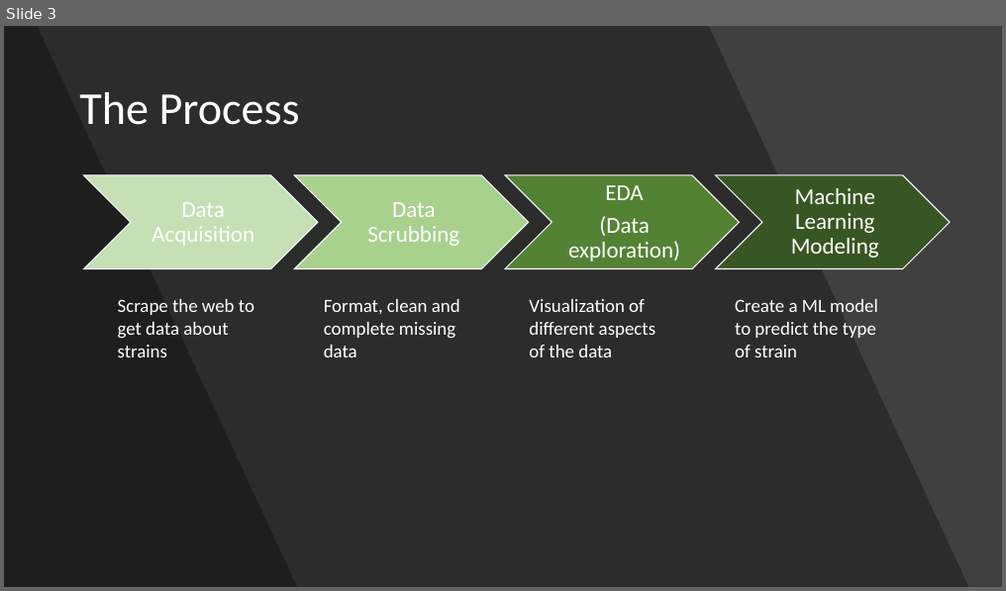
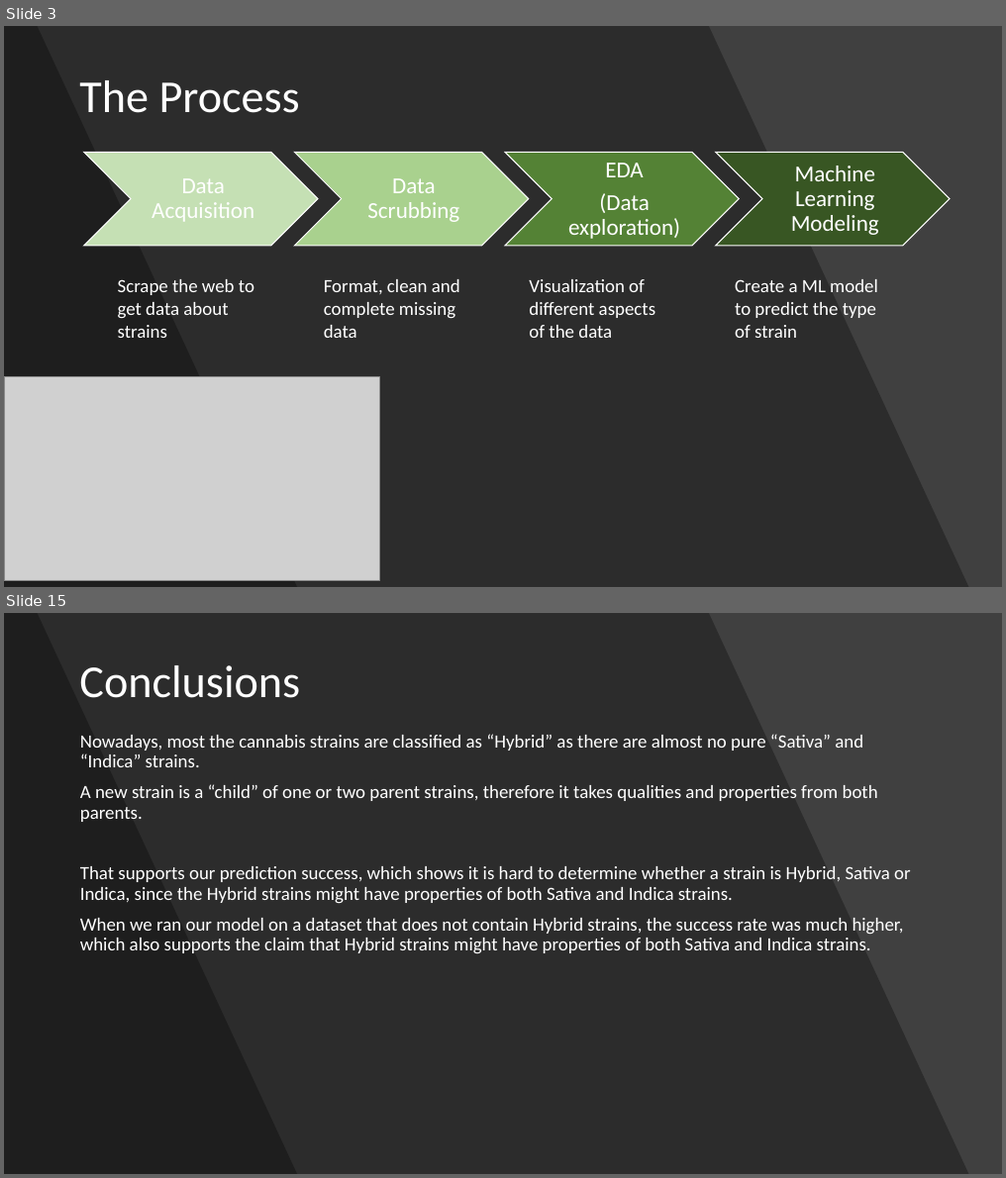
Before and after one commit to DanielOfir/Cannabis-Analysis, a slide deck: Cannabis Analysis.pptx. Shown one above the other, each under a label of ours: slide 3 before the commit, slides 3 and 15 after it; the slides between them are not shown. The pictures are 1006x591 and 1006x1178 pixels, drawn with LibreOffice and Linux fonts; fonts in the diff are those of the drawing; grey boxes stand for pictures. Boxes give left, top, right and bottom in pixels: in the first picture for what was removed or moved away, otherwise in the second. Text is boxed around its words. In the diff, an @@ line names an element or a change of style, - is before the commit and + after.

```diff
--- a/Cannabis Analysis.pptx
+++ b/Cannabis Analysis.pptx
@@ slide 15 added at bbox=[4, 613, 1002, 1174], background #404040 @@
@@ freeform shape added at bbox=[4, 613, 969, 1174], fill #000000 at 30% opacity @@
@@ freeform shape added at bbox=[4, 613, 297, 1174], fill #000000 at 30% opacity @@
@@ title added at bbox=[79, 665, 300, 698], 44 pt, text #FFFFFF @@
+Conclusions
@@ text added at bbox=[80, 734, 911, 954], 18 pt, text #FFFFFF @@
+Nowadays, most the cannabis strains are classified as “Hybrid” as there are almost no pure “Sativa” and “Indica” strains.
+A new strain is a “child” of one or two parent strains, therefore it takes qualities and properties from both parents.
+That supports our prediction success, which shows it is hard to determine whether a strain is Hybrid, Sativa or Indica, since the Hybrid strains might have properties of both Sativa and Indica strains.
+When we ran our model on a dataset that does not contain Hybrid strains, the success rate was much higher, which also supports the claim that Hybrid strains might have properties of both Sativa and Indica strains.
@@ slide 3 changed as well @@
@@ title "The Process": place and size @@
-title "The Process" at bbox=[79, 92, 300, 125]
+title "The Process" at bbox=[79, 80, 300, 113]
@@ 4 texts, 4 chevrons: place and size @@
-4 texts, 4 chevrons at bbox=[84, 175, 950, 270]
+4 texts, 4 chevrons at bbox=[84, 153, 950, 246]
@@ 4 texts: place and size @@
-4 texts at bbox=[118, 299, 878, 358]
+4 texts at bbox=[118, 279, 878, 338]
@@ picture added at bbox=[4, 377, 380, 580] @@
```
Also in this commit, not shown: 1 other slide changed, 11 other slides added, 8 other files.
